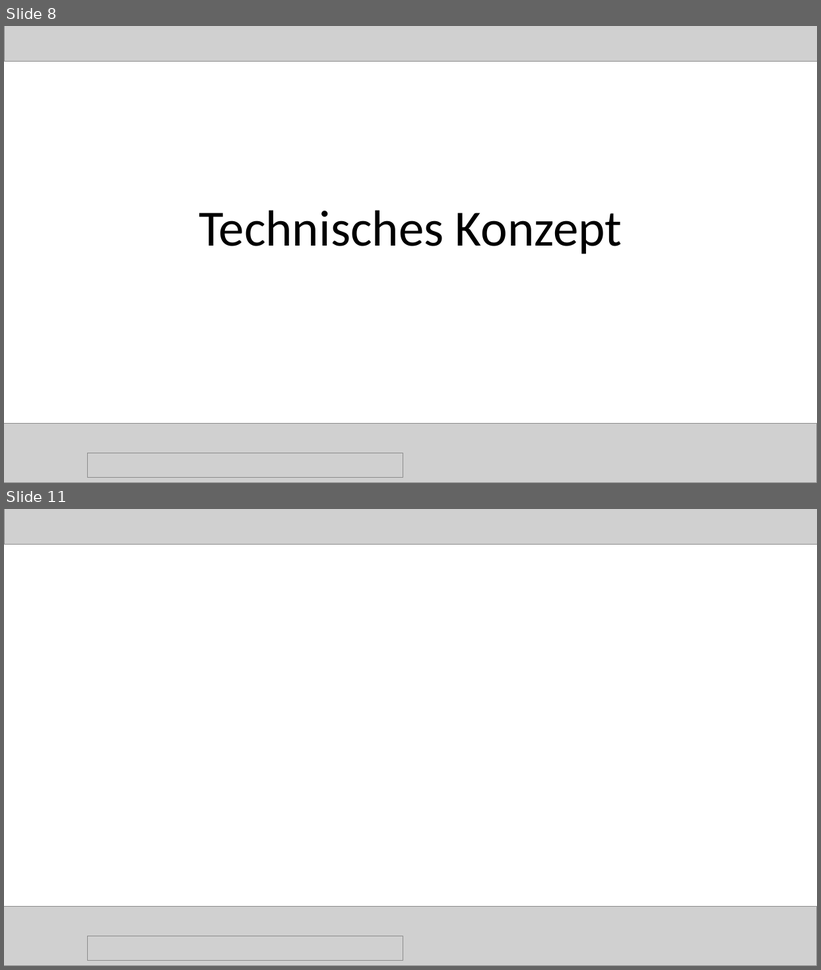
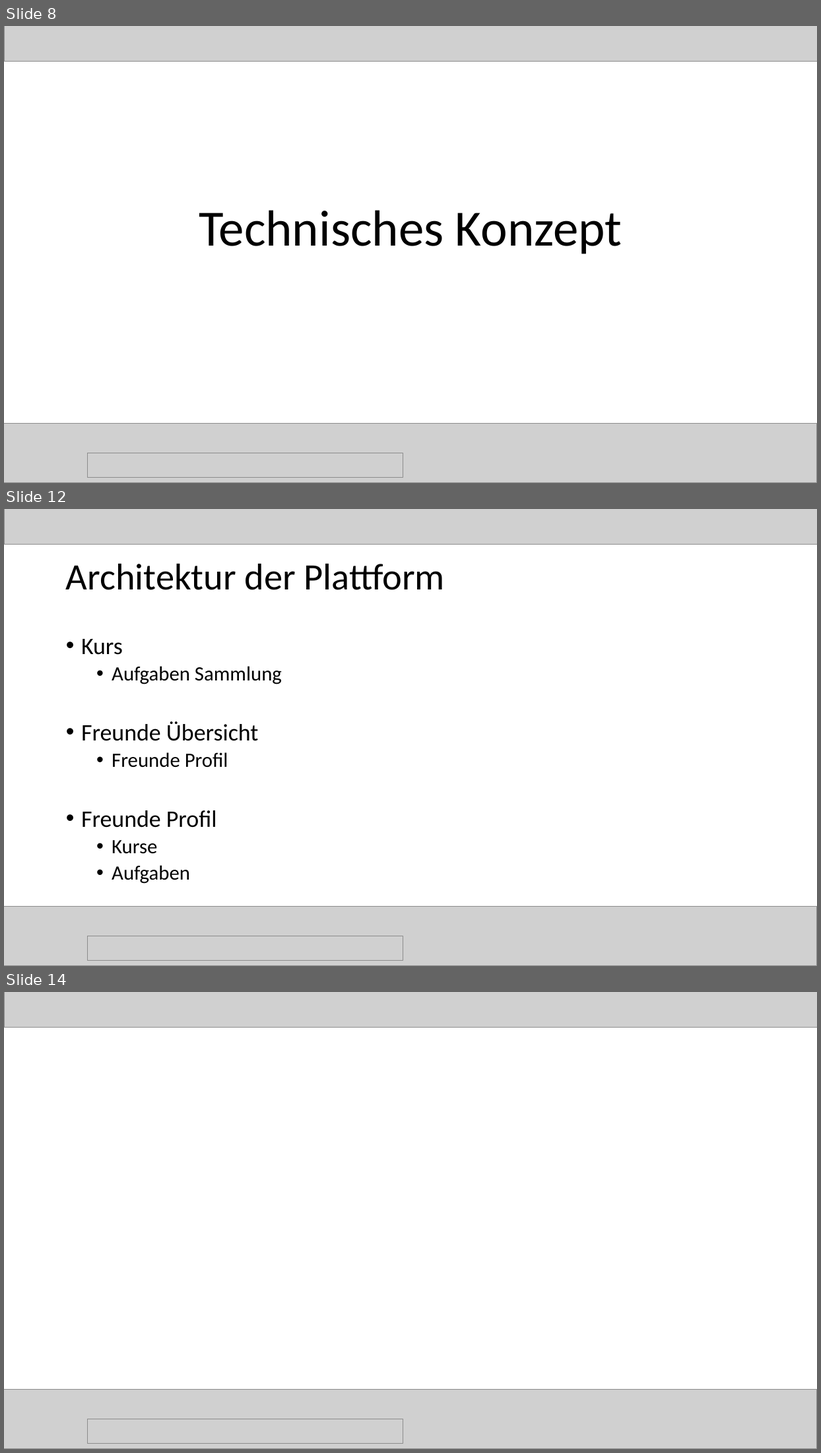
Before and after one commit to magharmi/StudentenFuerStudenten, a slide deck: websitePPneu.pptx. Shown one above the other, each under a label of ours: slides 8 and 11 before the commit, slides 8, 12 and 14 after it; the slides between them are not shown. The pictures are 821x970 and 821x1453 pixels, drawn with LibreOffice and Linux fonts; fonts in the diff are those of the drawing; grey boxes stand for pictures. Boxes give left, top, right and bottom in pixels: in the first picture for what was removed or moved away, otherwise in the second. Text is boxed around its words. In the diff, an @@ line names an element or a change of style, - is before the commit and + after.

```diff
--- a/websitePPneu.pptx
+++ b/websitePPneu.pptx
@@ slide 12 added at [4, 509, 817, 966], background #FFFFFF @@
@@ picture added at [4, 509, 817, 545] @@
@@ title added at [66, 563, 445, 590], 44 pt, text #000000 @@
+Architektur der Plattform
@@ text added at [81, 639, 282, 884], 24 pt, text #000000 @@
+• Kurs
+  • Aufgaben Sammlung
+• Freunde Übersicht
+  • Freunde Profil
+• Freunde Profil
+  • Kurse
+  • Aufgaben
@@ picture added at [4, 907, 817, 966] @@
@@ picture added at [87, 937, 403, 960] @@
@@ what was slide 11 is now slide 14 @@
```
Also in this commit, not shown: 1 slide changed, 2 other slides added.
